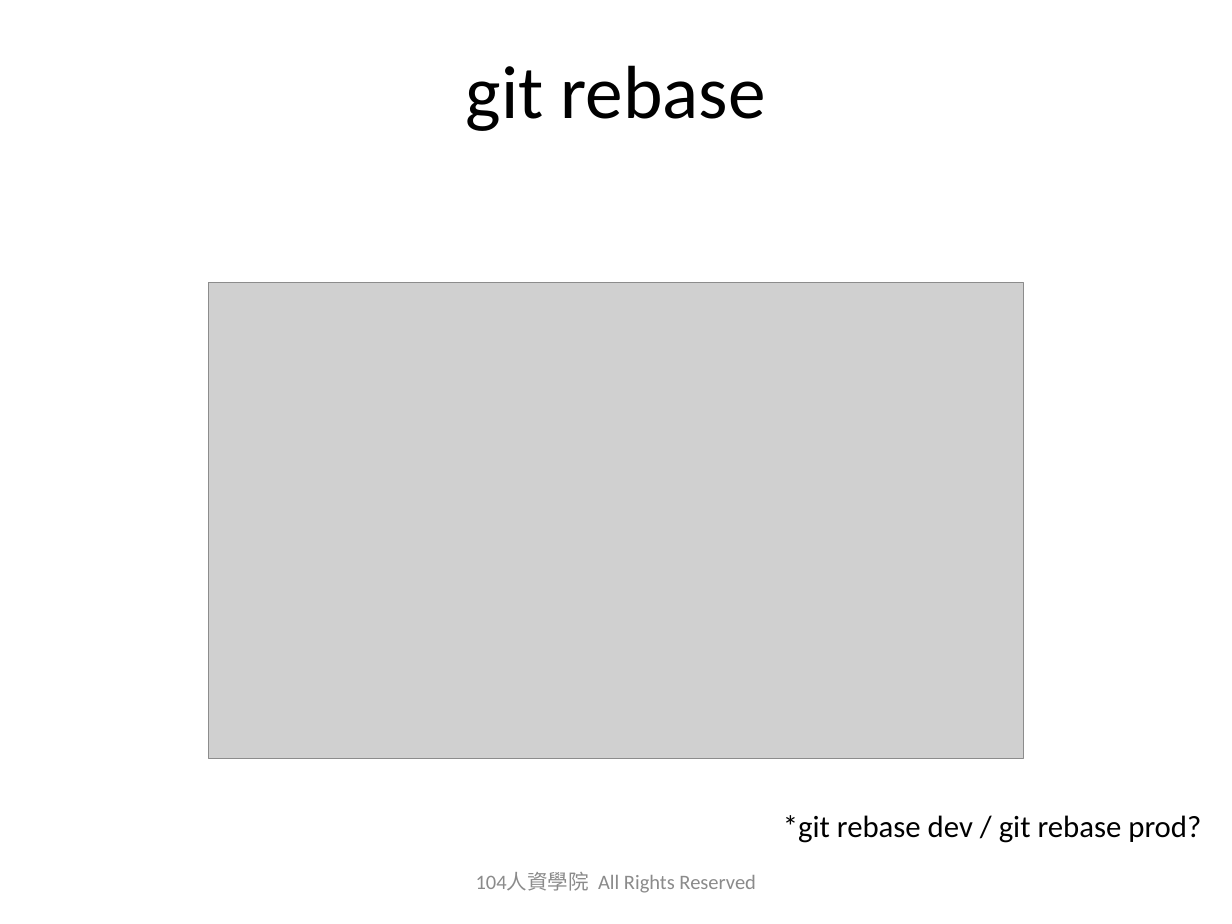
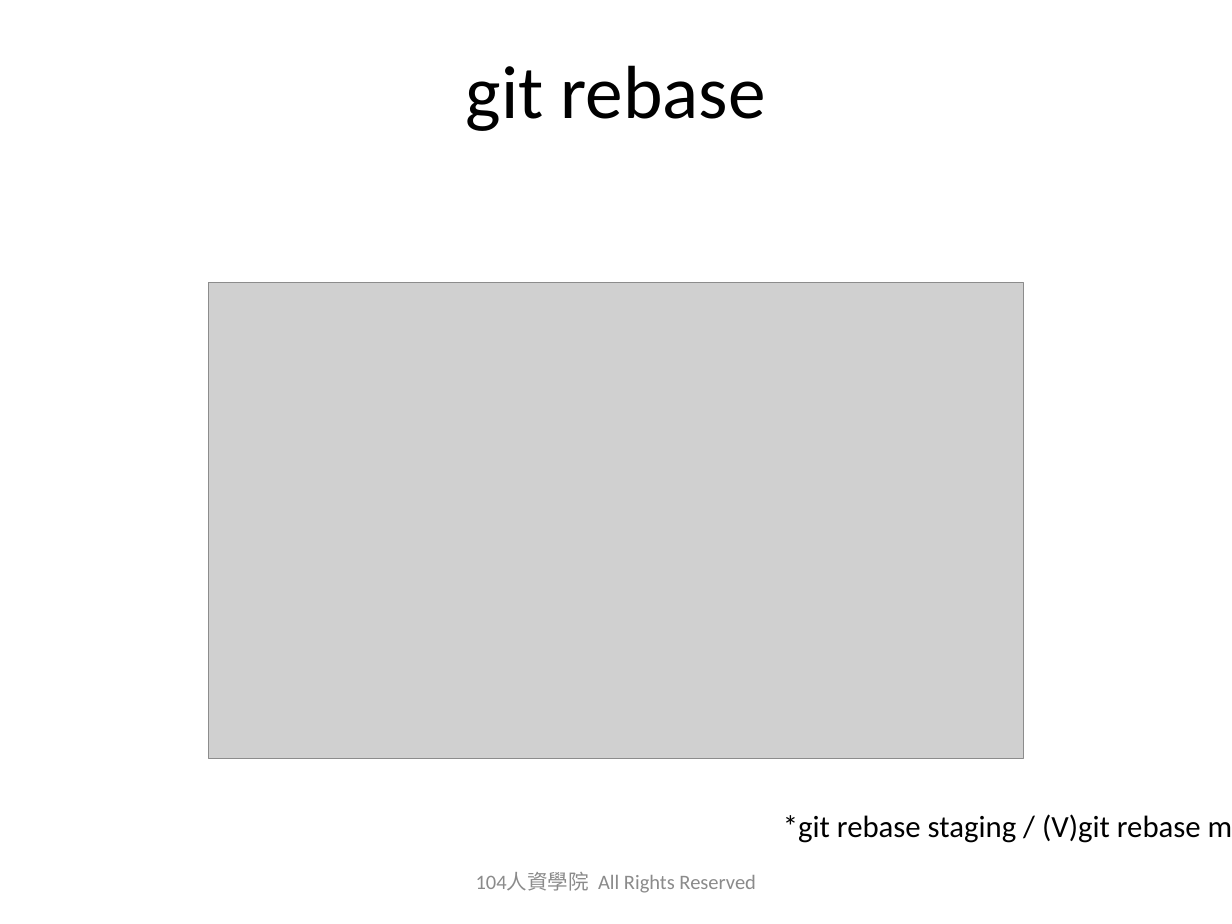
Before and after one commit to austinwang104/playGit, a slide deck: slide 20 of 2019_0627_Git_Share_HA.pptx. Drawn at 1232x924 pixels with LibreOffice and Linux fonts; fonts in the diff are those of the drawing; grey boxes stand for pictures; background and template pictures are left out. Boxes give left, top, right and bottom in pixels: in the first picture for what was removed or moved away, otherwise in the second. Text is boxed around its words. In the diff, an @@ line names an element or a change of style, - is before the commit and + after.

```diff
--- a/2019_0627_Git_Share_HA.pptx
+++ b/2019_0627_Git_Share_HA.pptx
@@ text at bbox=[783, 814, 1201, 843]: text changed @@
-*git rebase dev / git rebase prod?
+*git rebase staging / (V)git rebase master?
```
Also in this commit, not shown: 5 other slides changed.
